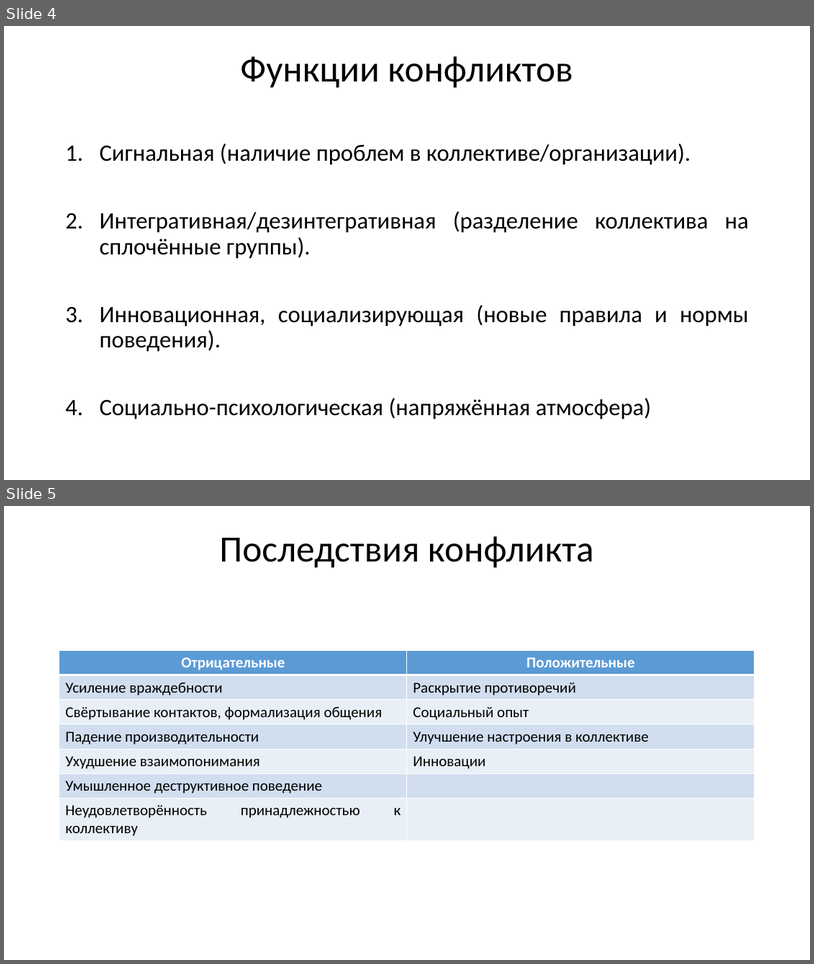
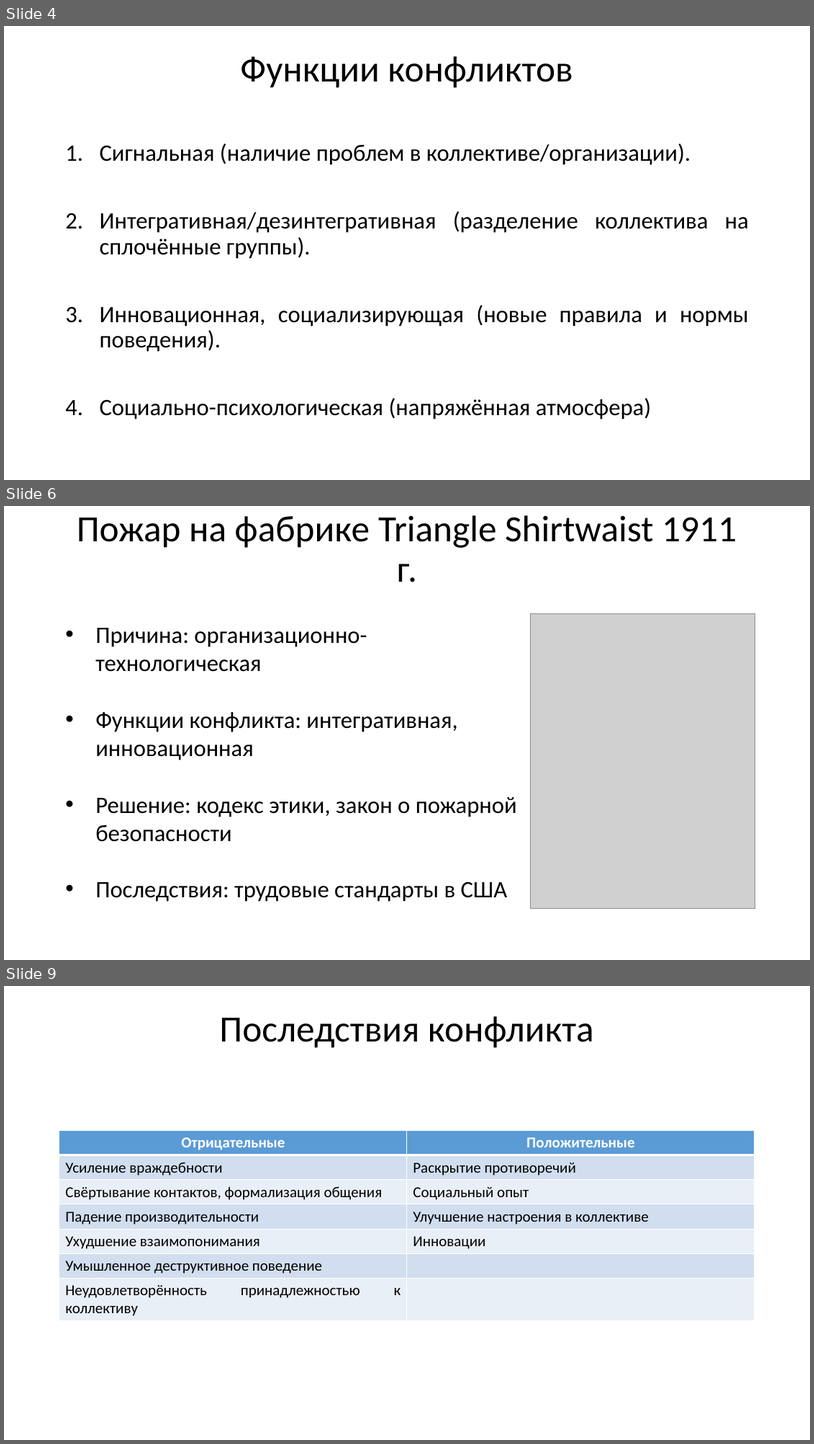
Before and after one commit to xypeXs/magistrLabs, a slide deck: TeamManagement/Report.pptx. Shown one above the other, each under a label of ours: slides 4 and 5 before the commit, slides 4, 6 and 9 after it; the slides between them are not shown. The pictures are 814x964 and 814x1444 pixels, drawn with LibreOffice and Linux fonts; fonts in the diff are those of the drawing; grey boxes stand for pictures. Boxes give left, top, right and bottom in pixels: in the first picture for what was removed or moved away, otherwise in the second. Text is boxed around its words. In the diff, an @@ line names an element or a change of style, - is before the commit and + after.

```diff
--- a/TeamManagement/Report.pptx
+++ b/TeamManagement/Report.pptx
@@ slide 6 added at [4,506,810,960], background #FFFFFF @@
@@ title added at [77,515,737,582], 44 pt, text #000000 @@
+Пожар на фабрике Triangle Shirtwaist 1911 г.
@@ text added at [95,628,517,901], 28 pt, text #000000 @@
+• Причина: организационно-технологическая
+• Функции конфликта: интегративная, инновационная
+• Решение: кодекс этики, закон о пожарной безопасности
+• Последствия: трудовые стандарты в США
@@ picture added at [530,614,755,908] @@
@@ what was slide 5 is now slide 9 @@
```
Also in this commit, not shown: 1 slide changed, 3 other slides added, 1 other file.
